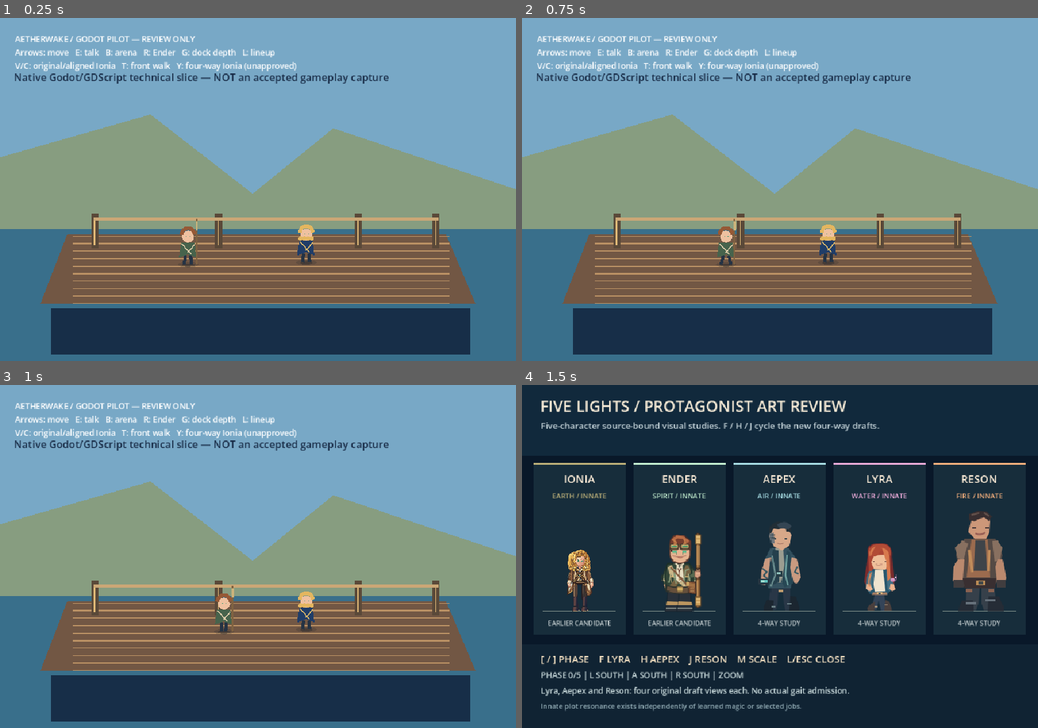
Above: before the commit, frames 1-4 (two rows, left to right).
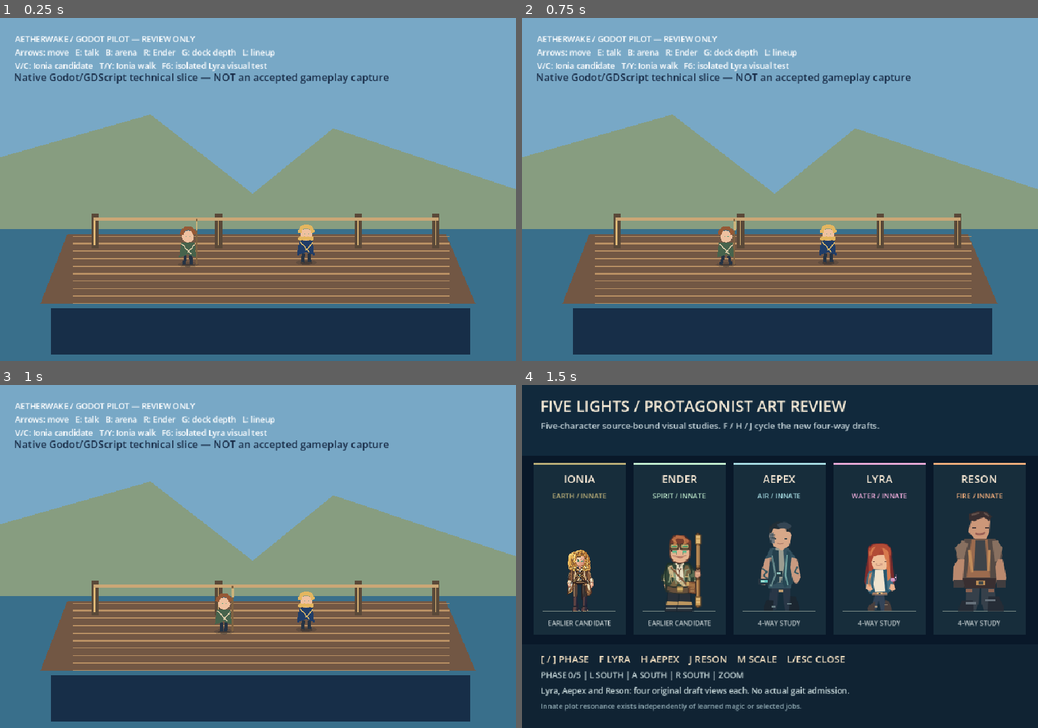
Above: after the commit, the same moments.

Repository: ndrorchestration/ToSailaStarrySky-jrpg
Game: Godot game, scene res://scenes/first_wake.tscn
The game is run twice, just before and just after one commit, with the same random seed, the same clock (stepped at 60 frames per second) and the same inputs.
Inputs:
- Up to frame 1 (0.25 s): no input
- Up to frame 2 (0.75 s): tap Enter at 0.5 s; hold Right (ui_right) from 0.53 s (still down); tap F at 0.6 s
- Up to frame 3 (1 s): keep holding Right (ui_right); tap Space at 0.77 s
- Up to frame 4 (1.5 s): release Right (ui_right) at 1.28 s; hold Down (ui_down) from 1.28 s (still down); tap L at 1.35 s

The runs differ from the first frame. In frame 1, 0.5% of the frame differs, in the area x 6-58%, y 12-16%; in frame 2, 0.5%; in frame 3, 0.5%; in frame 4, nothing differs.

Commit message:
feat(godot): gate opt-in F6 native character visual inside real First Wake dock

Diff:
--- a/godot/scripts/first_wake.gd
+++ b/godot/scripts/first_wake.gd
@@ -6,6 +6,7 @@
 const DockDepthReview = preload("res://scripts/dock_depth_review.gd")
 const TrainingArena = preload("res://scenes/training_arena.tscn")
 const CharacterLineupReview = preload("res://scripts/character_lineup_review.gd")
+const CharacterVisualP01 = preload("res://scripts/first_wake_character_visual_p01.gd")
 const IoniaUnapprovedArt = preload("res://art-review/ionia-original-v01-green-eyes.svg")
 const IoniaAlignmentReview = preload("res://art-review/ionia-cream-leather-review.svg")
 const WALKABLE_DECK = Rect2(Vector2(145, 410), Vector2(670, 112))
@@ -25,6 +26,8 @@
 var deck_foreground: Node2D
 var character_lineup_review_enabled: bool = false
 var character_lineup_review: Control
+var p01_character_visual: Node
+var p01_visual_parent: Node2D
 
 func _ready() -> void:
     deck_backdrop = DockDepthReview.new()
@@ -35,6 +38,10 @@
     actors.name = "YSortedActors"
     actors.y_sort_enabled = true
     add_child(actors)
+    p01_visual_parent = actors
+    p01_character_visual = CharacterVisualP01.new()
+    p01_character_visual.name = "P01OptInCharacterVisualAdapter"
+    add_child(p01_character_visual)
 
     var player = Actor.new()
     player.name = "EnderPilot"
@@ -68,7 +75,7 @@
     status = Label.new()
     status.position = Vector2(28, 28)
     status.add_theme_font_size_override("font_size", 15)
-    status.text = "AETHERWAKE / GODOT PILOT — REVIEW ONLY\nArrows: move   E: talk   B: arena   R: Ender   G: dock depth   L: lineup\nV/C: original/aligned Ionia   T: front walk   Y: four-way Ionia (unapproved)"
+    status.text = "AETHERWAKE / GODOT PILOT — REVIEW ONLY\nArrows: move   E: talk   B: arena   R: Ender   G: dock depth   L: lineup\nV/C: Ionia candidate   T/Y: Ionia walk   F6: isolated Lyra visual test"
     ui.add_child(status)
     dialogue = Label.new()
     dialogue.position = Vector2(100, 555)
@@ -106,6 +113,9 @@
 
 func _unhandled_key_input(event: InputEvent) -> void:
     if not (event is InputEventKey) or not event.pressed or event.echo:
+        return
+    if event.keycode == KEY_F6 and not character_lineup_review_enabled:
+        set_character_visual_p01_enabled(not is_character_visual_p01_enabled())
         return
     if event.keycode == KEY_L:
         set_character_lineup_review_enabled(not character_lineup_review_enabled)
@@ -166,6 +176,19 @@
         dialogue.visible = false
 
 
+func set_character_visual_p01_enabled(enabled: bool) -> void:
+    if p01_character_visual == null:
+        return
+    p01_character_visual.call("set_review_enabled", enabled, p01_visual_parent)
+
+func is_character_visual_p01_enabled() -> bool:
+    return p01_character_visual != null and bool(p01_character_visual.call("is_review_enabled"))
+
+func get_character_visual_p01_actor() -> CharacterBody2D:
+    if p01_character_visual == null:
+        return null
+    return p01_character_visual.call("get_review_actor") as CharacterBody2D
+
 func set_character_lineup_review_enabled(enabled: bool) -> void:
     # Review-only overlay: no movement, dialogues or gameplay state changes.
     character_lineup_review_enabled = enabled
